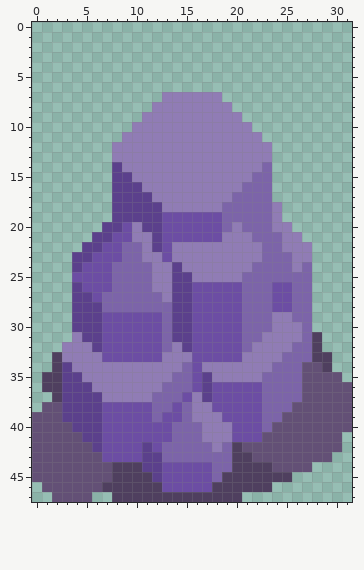
Pixel-art sprite -- app/src/main/resources/map/towers/wizard_tower/path_1/tier_4.png. Above, as it was before the edit.
The file is 32x48 pixels.
The same view after the edit:
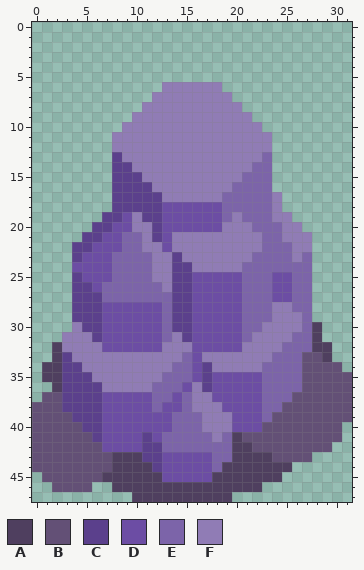
Palette (. is transparent): A #4f3f5f  B #635076  C #5b408c  D #6c4da4  E #7c64a9  F #907cb5
From old to new:
Changed rows in their new state; - is an unchanged pixel.
first column x 0:
 6 -------------FFFFFF-------------
 7 ------------F------F------------
 8 -----------F--------F-----------
 9 ----------F----------F----------
10 ---------F------------F---------
11 --------F--------------F--------
13 --------C--------------E--------
14 ---------C------------E---------
15 ----------C----------E----------
16 -----------C--------E-----------
17 ------------C------E----F-------
18 -------------DDDDDD-------------
19 -------C-DF---------F----F------
20 ------C-D--F-------F-F--E-F-----
21 -----C-D-EE---FFFFF---F----F----
22 ----C-D-----F------------E------
23 -----D--E--E-FC-------E----E----
24 ----D----------C-----E----E-----
25 ----C-----------DDDDD---DD------
26 -----C-E----E-------------------
27 ------C------E------------------
28 -------DDDDDD-----------FF------
29 --------------------------F-----
30 ----F------------------F----A---
31 ---F-F--------F-------F---E-----
32 --A---F------F-F-----F---E---A--
33 ---C---FFFFFF--E-FFFF---E--BB---
34 -A--C---------E--C-----E-----BB-
35 -----C-------E----DDDDD--------B
36 -.----C-----E--DF---------------
37 -BB----DDDDD--DE-F--------B-----
38 B------------D----F------B------
39 ---B--------D-E-E--F----B-------
40 ----B------------------B-------.
41 -----B-----C-E---E-EABB---------
42 ------B-----C-----E--A--------.-
43 -------BAAA--DDDDD----AA----..--
44 -----------A-------A----AA..----
45 .------A----A-----A------.------
46 -.----..-----AAAAA-----.--------
47 --....--..----------.-----------
